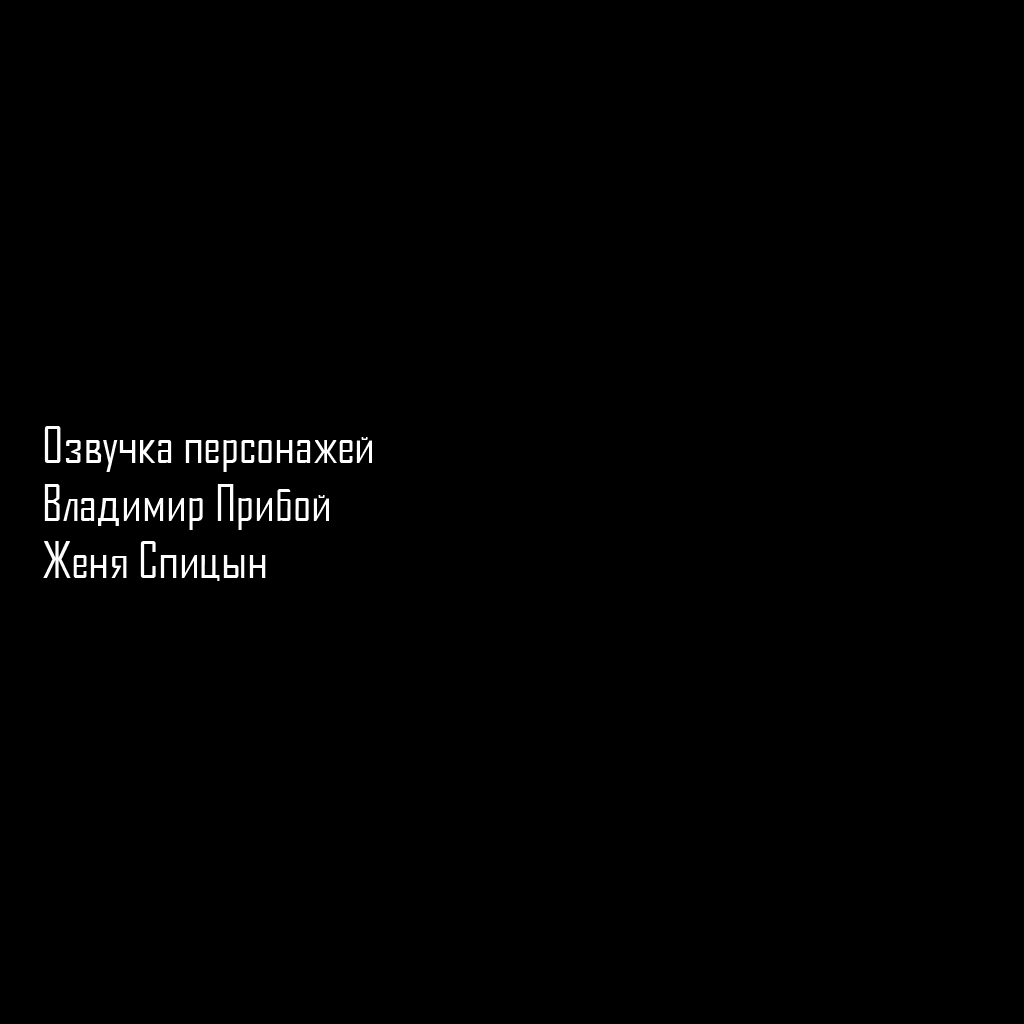
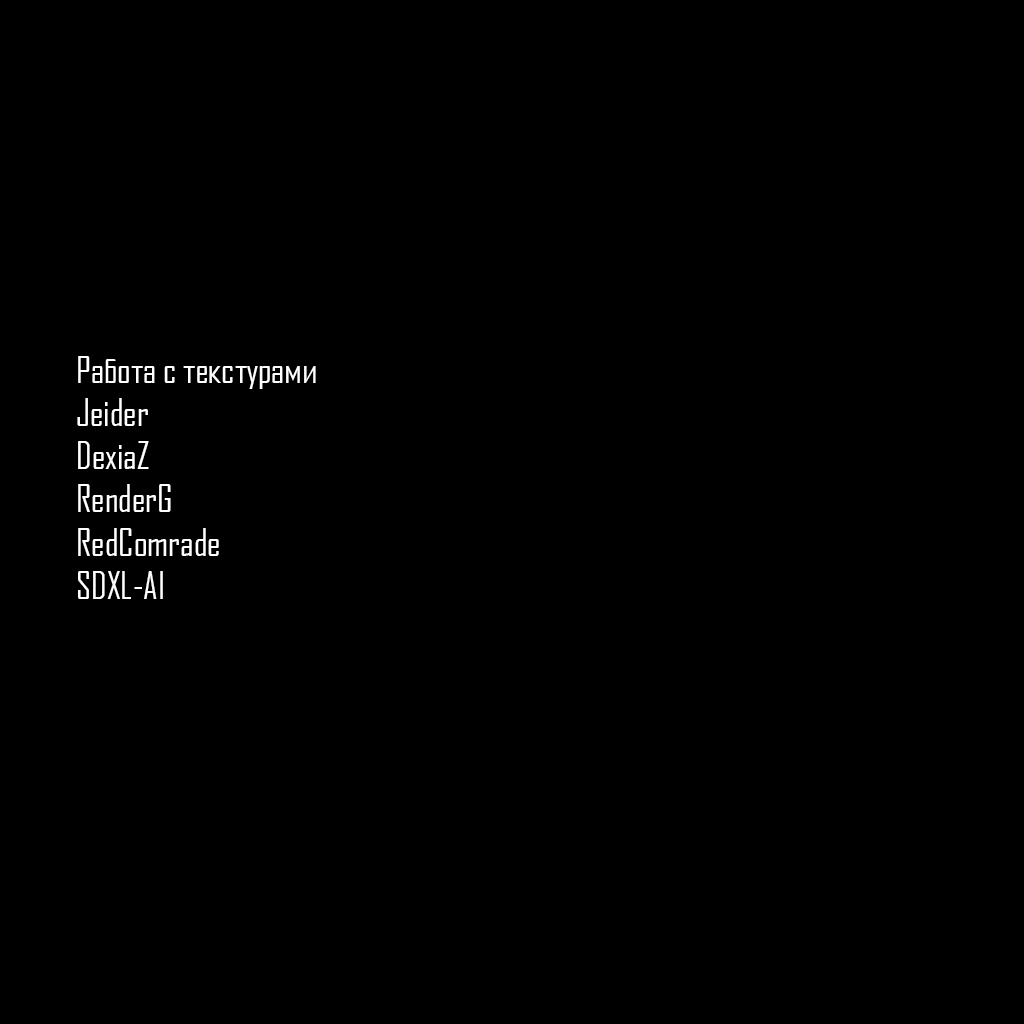
Two versions of the same layered image (w=1024, h=1024). Layer-by-layer changes:
renamed "Озвучка персонажей Владимир Прибой Женя Спицын" to "Работа с текстурами Jeider DexiaZ RenderG RedComrade SDXL-AI", painted on it over <box>43,356,372,599</box>
